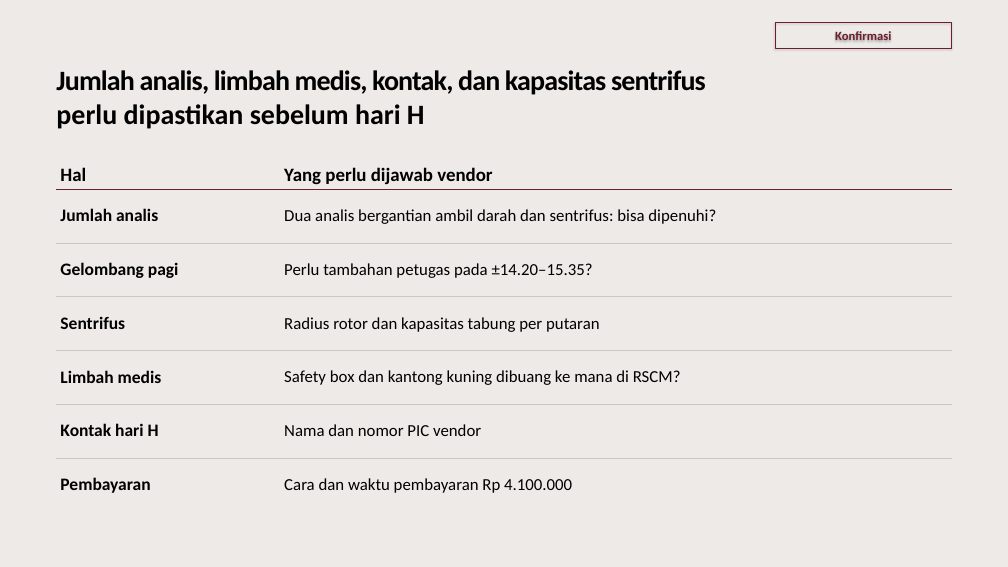
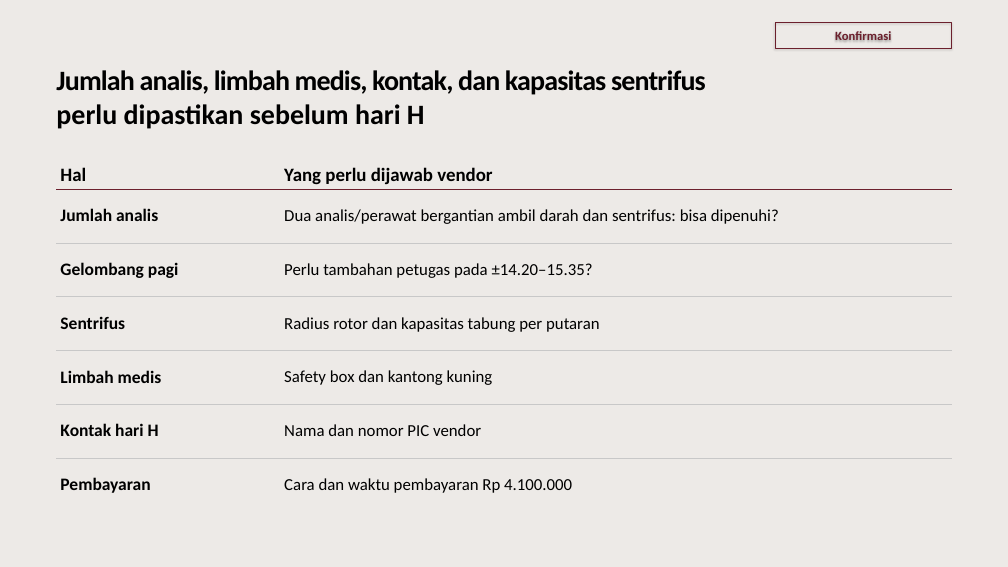
Before and after one commit to myrinne/ClaudeCode-Output, a slide deck: slide 14 of Techmeet Vendor Tesis/Techmeet Vendor - Hari H.pptx (slide 12 before the commit). Drawn at 1008x567 pixels with LibreOffice and Linux fonts; fonts in the diff are those of the drawing. Boxes give left, top, right and bottom in pixels: in the first picture for what was removed or moved away, otherwise in the second. Text is boxed around its words. In the diff, an @@ line names an element or a change of style, - is before the commit and + after.

```diff
--- a/Techmeet Vendor Tesis/Techmeet Vendor - Hari H.pptx
+++ b/Techmeet Vendor Tesis/Techmeet Vendor - Hari H.pptx
@@ table at box(56, 154, 952, 512) @@
-row 2, column 2: Dua analis bergantian ambil darah dan sentrifus: bisa dipenuhi?
+row 2, column 2: Dua analis/perawat bergantian ambil darah dan sentrifus: bisa dipenuhi?
-row 5, column 2: Safety box dan kantong kuning dibuang ke mana di RSCM?
+row 5, column 2: Safety box dan kantong kuning
@@ borders changed @@
```
Also in this commit, not shown: 9 other slides changed, 3 slides added, 1 slide removed.
